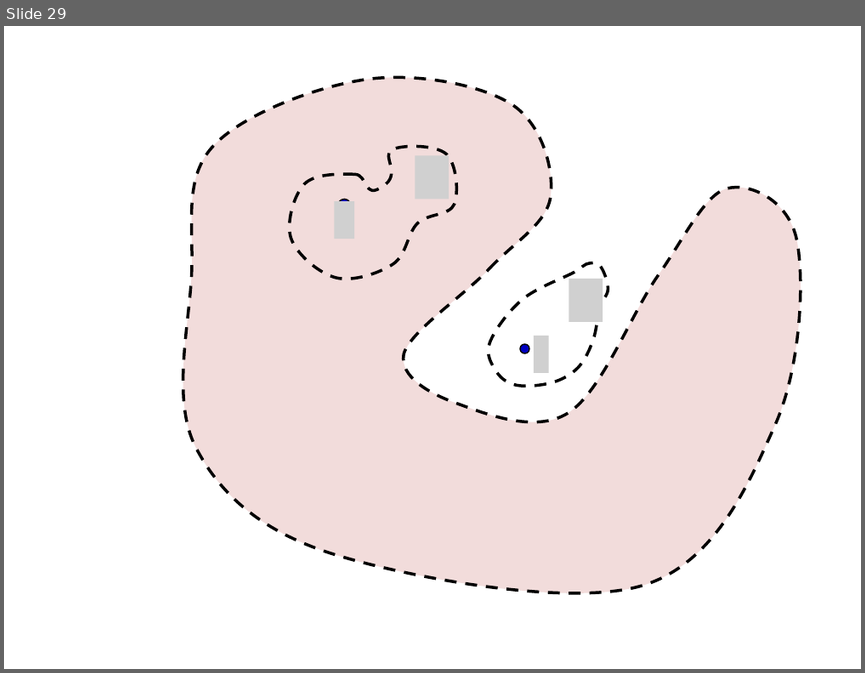
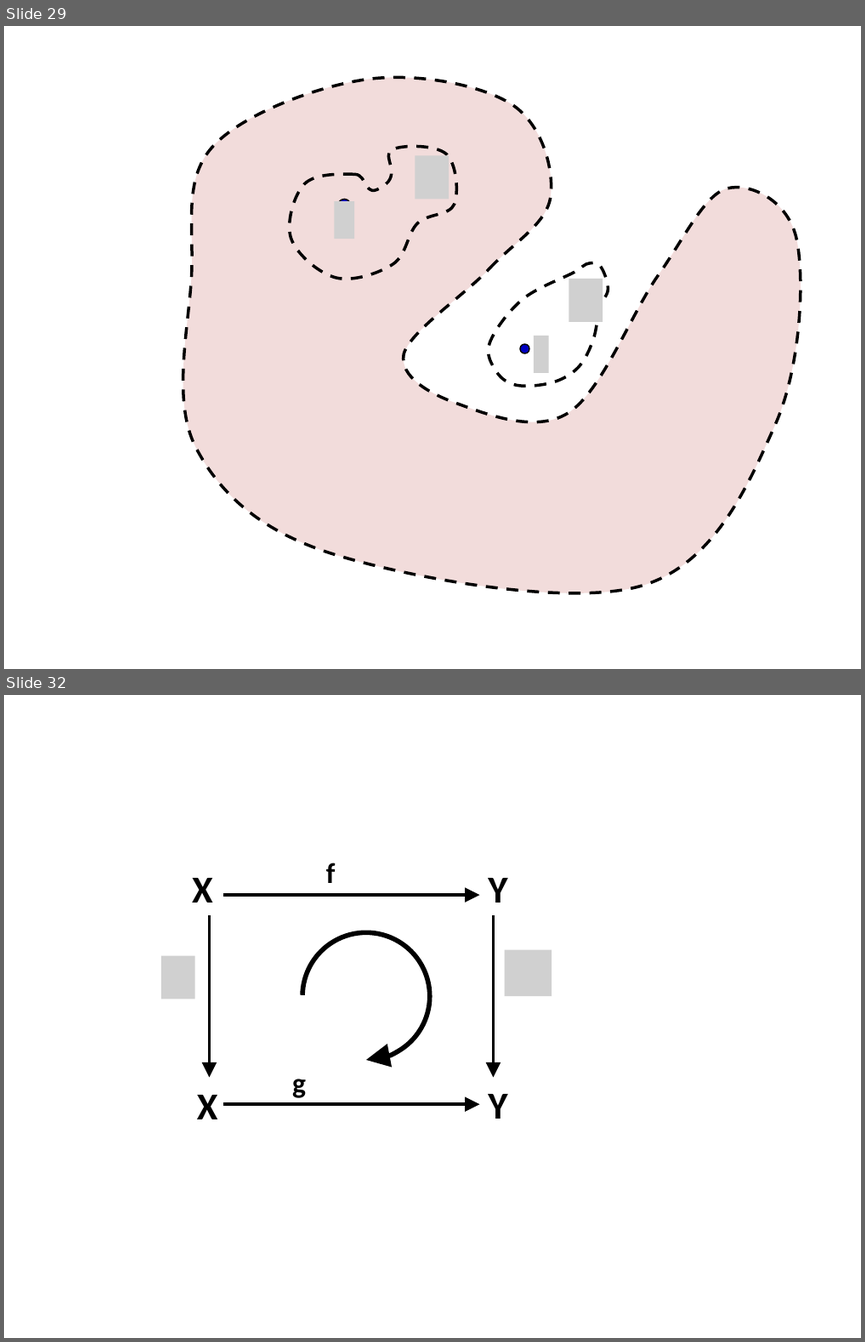
Before and after one commit to lutteropp/GeoTopo, a slide deck: images/Bilder.pptx. Shown one above the other, each under a label of ours: slide 29 before the commit, slides 29 and 32 after it; the slides between them are not shown. The pictures are 865x673 and 865x1342 pixels, drawn with LibreOffice and Linux fonts; fonts in the diff are those of the drawing; grey boxes stand for pictures. Boxes give left, top, right and bottom in pixels: in the first picture for what was removed or moved away, otherwise in the second. Text is boxed around its words. In the diff, an @@ line names an element or a change of style, - is before the commit and + after.

```diff
--- a/images/Bilder.pptx
+++ b/images/Bilder.pptx
@@ slide 32 added at <box>4,695,861,1338</box>, background #FFFFFF @@
@@ text added at <box>326,862,336,883</box>, 24 pt, text #000000, bold @@
+f
@@ text added at <box>192,878,213,902</box>, 32 pt, text #000000, bold @@
+X
@@ arrow added from (223, 895) to (479, 895), #000000 2.5 pt @@
@@ text added at <box>488,878,507,902</box>, 32 pt, text #000000, bold @@
+Y
@@ arrow added from (210, 915) to (210, 1077), #000000 2.5 pt @@
@@ arrow added from (494, 915) to (494, 1077), #000000 2.5 pt @@
@@ arc (boxed as its full ellipse) added at <box>302,932,430,1060</box>, outline #000000 4 pt @@
@@ picture added at <box>505,949,551,996</box> @@
@@ picture added at <box>160,955,195,998</box> @@
@@ text added at <box>197,1095,218,1119</box>, 32 pt, text #000000, bold @@
+X
@@ text added at <box>292,1078,306,1098</box>, 24 pt, text #000000, bold @@
+g
@@ text added at <box>488,1094,507,1118</box>, 32 pt, text #000000, bold @@
+Y
@@ arrow added from (223, 1104) to (479, 1104), #000000 2.5 pt @@
```
Also in this commit, not shown: 2 other slides added, 3 slides removed, 9 other files.
